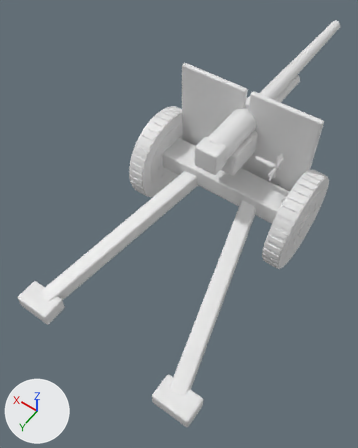
The glTF model public/models/land/artillery-lod1.glb, before and after one commit.
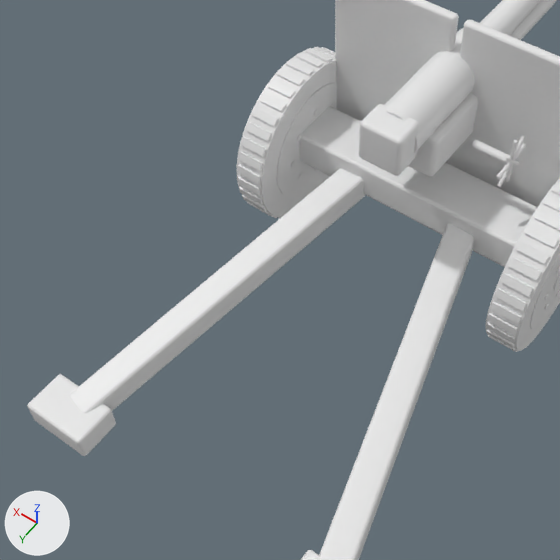
Old and new are each drawn whole from a camera (50 mm lens) standing at (-1.91, 3.66, 5.04) and looking at (0.18, 0.74, 0.44) and again close up on the part from 1% to 84% of the width and 18% to 85% of the height. Lighting does not change. The marker at lower left points along +X, +Y and +Z. The older version's two pictures come first. Vertices at exactly the same position are counted once.

In view in the first close-up: 'Ironfronts_artillery.001'.
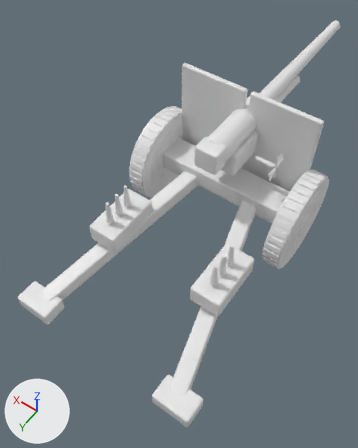
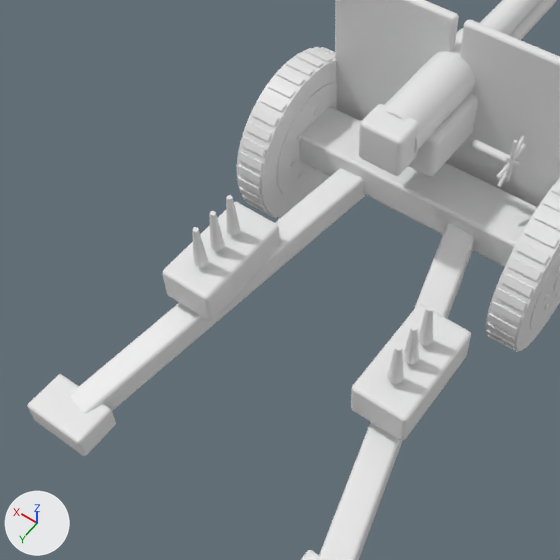
Boxes (x1, y1, x2, y2) around the edits, measured in the close-ups (560 x 560 px):
part 1 of me_cube_550, added
    after: (351, 304, 471, 441)
part 2 of me_cube_550, added
    after: (162, 202, 280, 321)
part 3 of me_cube_550, added
    after: (418, 306, 433, 346)
part 4 of me_cube_550, added
    after: (403, 325, 419, 365)
part 5 of me_cube_550, added
    after: (192, 227, 208, 267)
part 6 of me_cube_550, added
    after: (388, 345, 404, 384)
part 7 of me_cube_550, added
    after: (226, 195, 240, 235)
part 8 of me_cube_550, added
    after: (210, 211, 225, 251)

What changed in the scene script:
```text
Change me_cube_550:
    used by ob_ironfronts_artillery_001; location = (0.0, 0.0, 0.0)
    remove me_cube_550.from_pydata(...)  # 2664 vertices, 4772 faces; spans x -1.16..1.16, y -2.66..2.47, z -0.01..1.78
    add me_cube_550.from_pydata(...)  # 2801 vertices, 5014 faces; spans x -1.16..1.16, y -2.66..2.47, z -0.01..1.78
    me_cube_550 part 1: the loose piece of 56 vertices spanning x -0.19..0.19, y -0.56..0.23, z 1.01..1.33 is copied, and the copy is scaled about its middle by (0.96, 0.902, 0.805), then moved by (-0.68, 1.33, -0.59); it spans x -0.86..-0.5, y 0.81..1.51, z 0.45..0.7
    me_cube_550 part 2: the loose piece of 56 vertices spanning x -0.19..0.19, y -0.56..0.23, z 1.01..1.33 is copied, and the copy is scaled about its middle by (0.96, 0.902, 0.805), then moved by (0.68, 1.33, -0.59); it spans x 0.5..0.86, y 0.81..1.51, z 0.45..0.7
    me_cube_550 part 3: a new loose piece of 17 vertices spanning x -0.72..-0.64, y 1.0..1.08, z 0.75..1.04
    me_cube_550 part 4: a new loose piece of 17 vertices spanning x -0.72..-0.64, y 1.15..1.23, z 0.75..1.04
    me_cube_550 part 5: a new loose piece of 17 vertices spanning x 0.64..0.72, y 1.3..1.38, z 0.75..1.04
    me_cube_550 part 6: a new loose piece of 16 vertices spanning x -0.72..-0.64, y 1.3..1.38, z 0.75..1.04
    me_cube_550 part 7: a new loose piece of 16 vertices spanning x 0.64..0.72, y 1.0..1.08, z 0.75..1.04
    me_cube_550 part 8: a new loose piece of 16 vertices spanning x 0.64..0.72, y 1.15..1.23, z 0.75..1.04
    other edits to the shape of me_cube_550 do not show in these pictures
```
